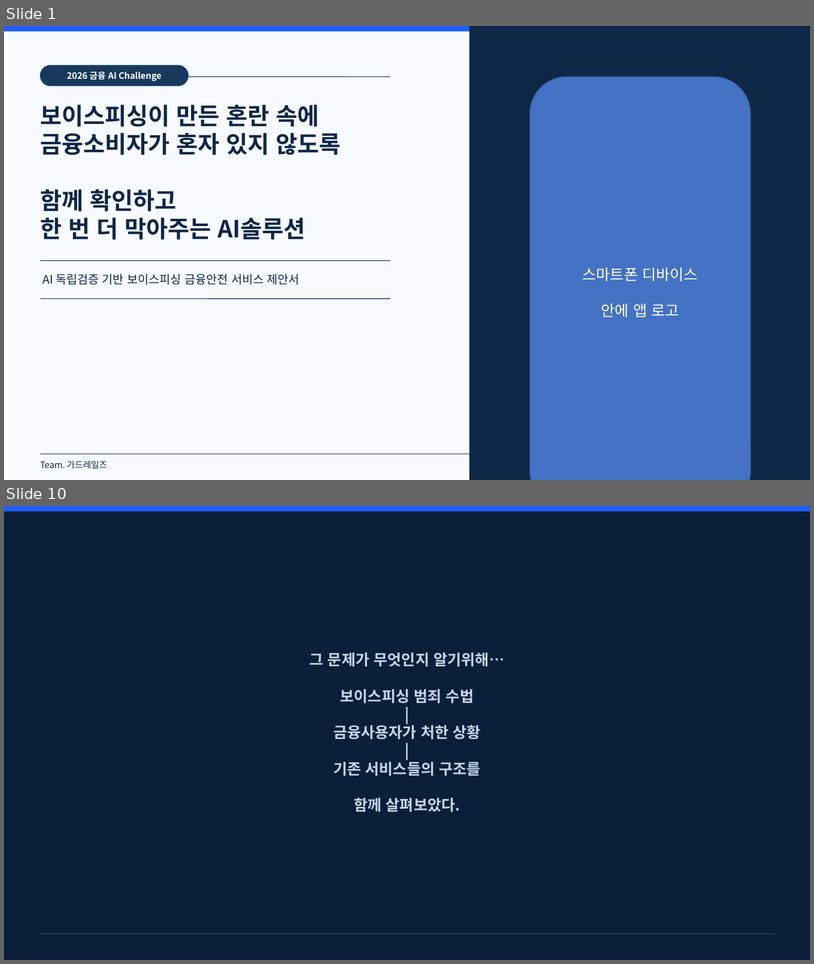
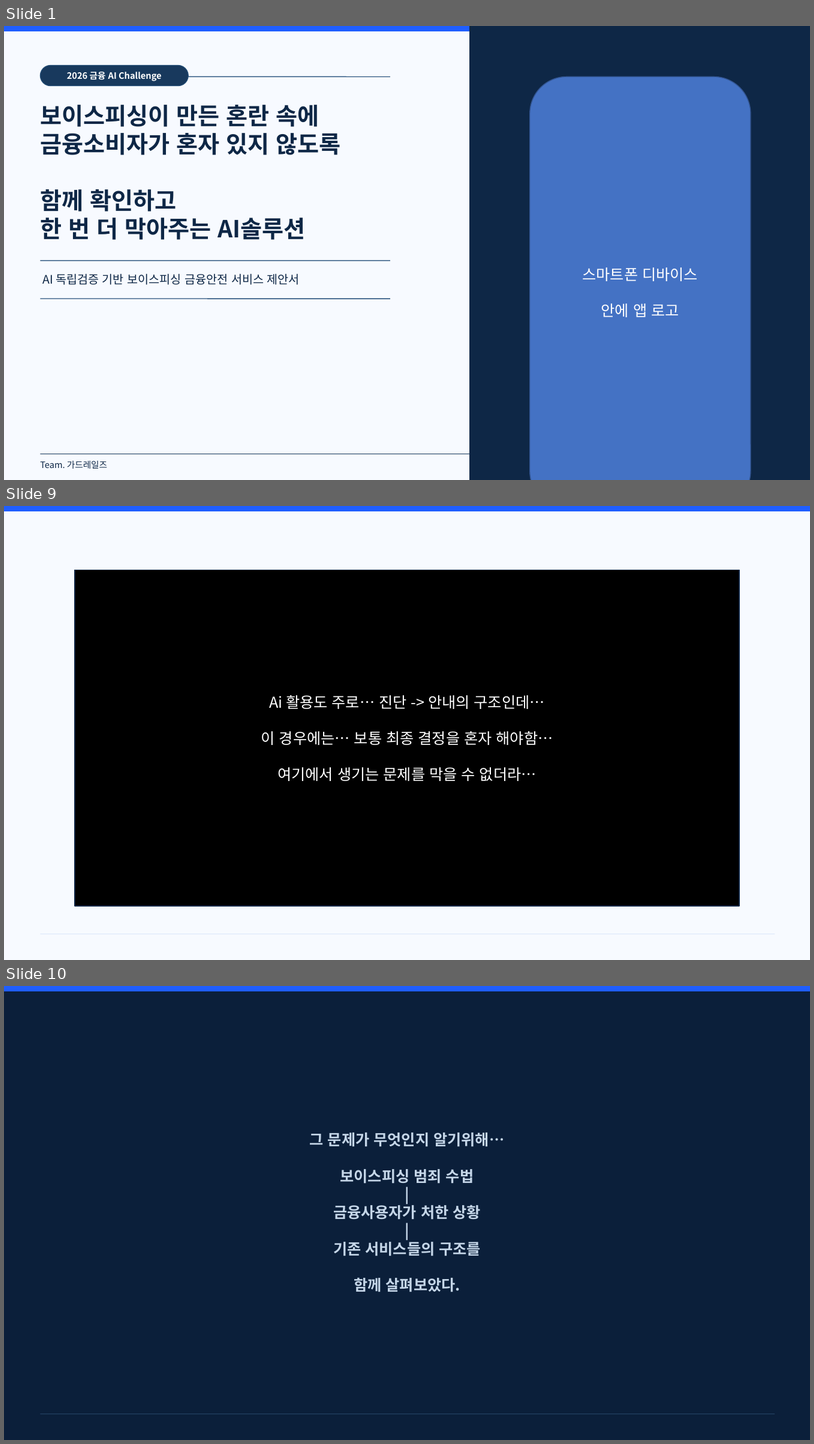
Before and after one commit to hamhj7694/AIXTeamProject2, a slide deck: 01_docs/01_proposal/01.frow/03_제안서 본작성.pptx. Shown one above the other, each under a label of ours: slides 1 and 10 before the commit, slides 1, 9 and 10 after it; the slides between them are not shown. The pictures are 814x964 and 814x1444 pixels, drawn with LibreOffice and Linux fonts; fonts in the diff are those of the drawing. Boxes give left, top, right and bottom in pixels: in the first picture for what was removed or moved away, otherwise in the second. Text is boxed around its words. In the diff, an @@ line names an element or a change of style, - is before the commit and + after.

```diff
--- a/01_docs/01_proposal/01.frow/03_제안서 본작성.pptx
+++ b/01_docs/01_proposal/01.frow/03_제안서 본작성.pptx
@@ slide 9 added at (4,506,810,960), background #F7FAFF; not listed: 1 template element that a slide beside it also shows @@
@@ rectangle added at (75,570,740,906), fill #000000, outline #0E2746 1 pt, 18 pt, text #FFFFFF @@
+Ai 활용도 주로… 진단 -> 안내의 구조인데…
+이 경우에는… 보통 최종 결정을 혼자 해야함…
+여기에서 생기는 문제를 막을 수 없더라…
@@ line added from (40, 934) to (776, 934), #DCE8FA 0.8 pt @@
```
Also in this commit, not shown: 6 slides changed, 3 other slides added, 3 slides removed.
